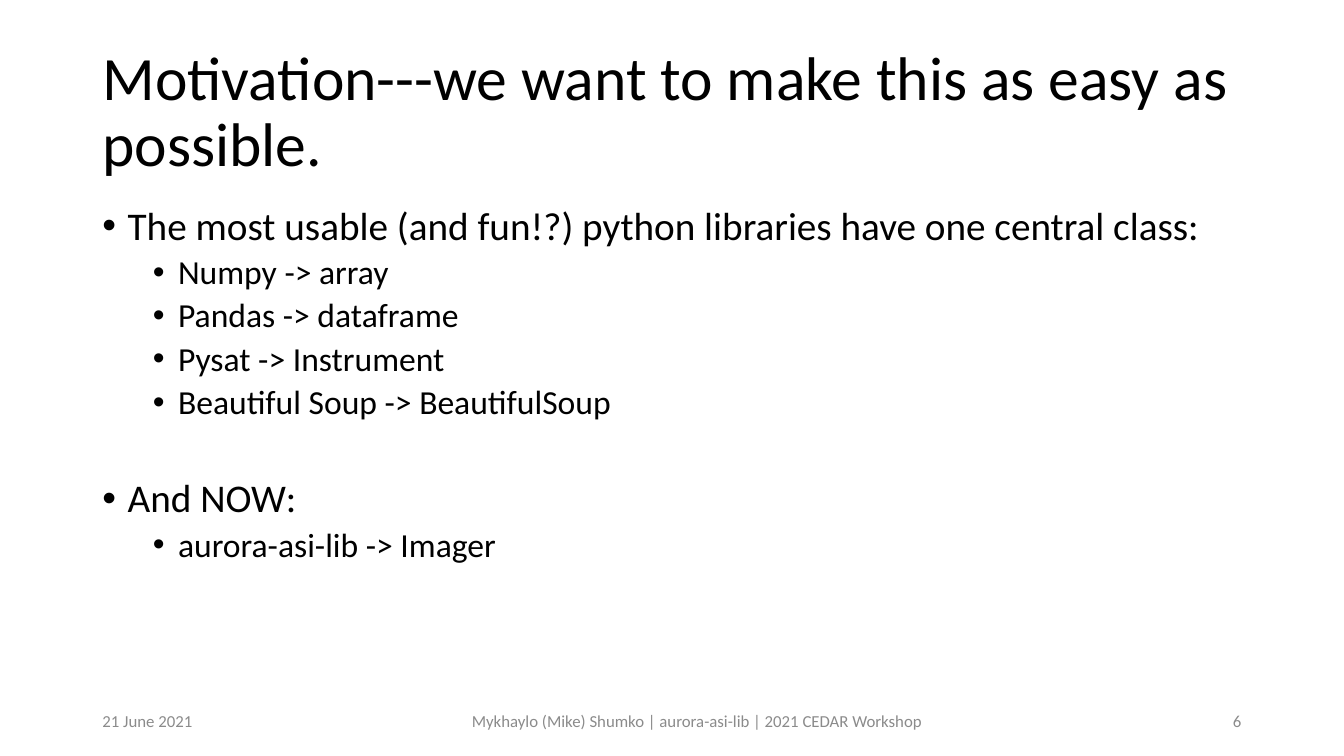
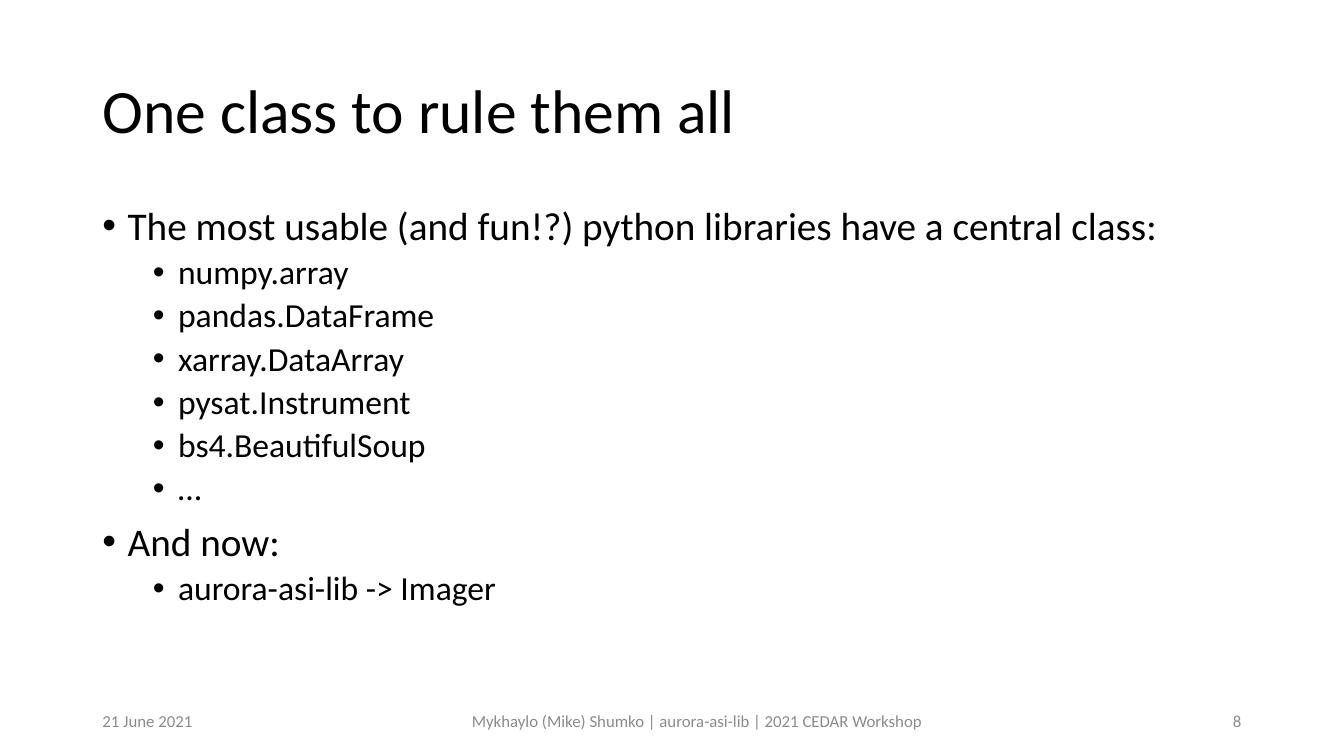
Before and after one commit to mshumko/asilib, a slide deck: slide 8 of presentations/2021_cedar_shumko_asilib.pptx (slide 6 before the commit). Drawn at 1344x756 pixels with LibreOffice and Linux fonts; fonts in the diff are those of the drawing. Boxes give left, top, right and bottom in pixels: in the first picture for what was removed or moved away, otherwise in the second. Text is boxed around its words. In the diff, an @@ line names an element or a change of style, - is before the commit and + after.

```diff
--- a/presentations/2021_cedar_shumko_asilib.pptx
+++ b/presentations/2021_cedar_shumko_asilib.pptx
@@ title at (x1=102, y1=90, x2=735, y2=134): text changed @@
-Motivation---we want to make this as easy as possible.
+One class to rule them all
@@ text at (x1=128, y1=211, x2=1156, y2=557): text changed @@
-• The most usable (and fun!?) python libraries have one central class:
-  • Numpy -> array
-  • Pandas -> dataframe
-  • Pysat -> Instrument
-  • Beautiful Soup -> BeautifulSoup
-• And NOW:
+• The most usable (and fun!?) python libraries have a central class:
+  • numpy.array
+  • pandas.DataFrame
+  • xarray.DataArray
+  • pysat.Instrument
+  • bs4.BeautifulSoup
+  • …
+• And now:
@@ page number at (x1=1233, y1=715, x2=1241, y2=727): text changed @@
-6
+8
```
Also in this commit, not shown: 6 other slides changed, 3 slides added, 1 other file.
